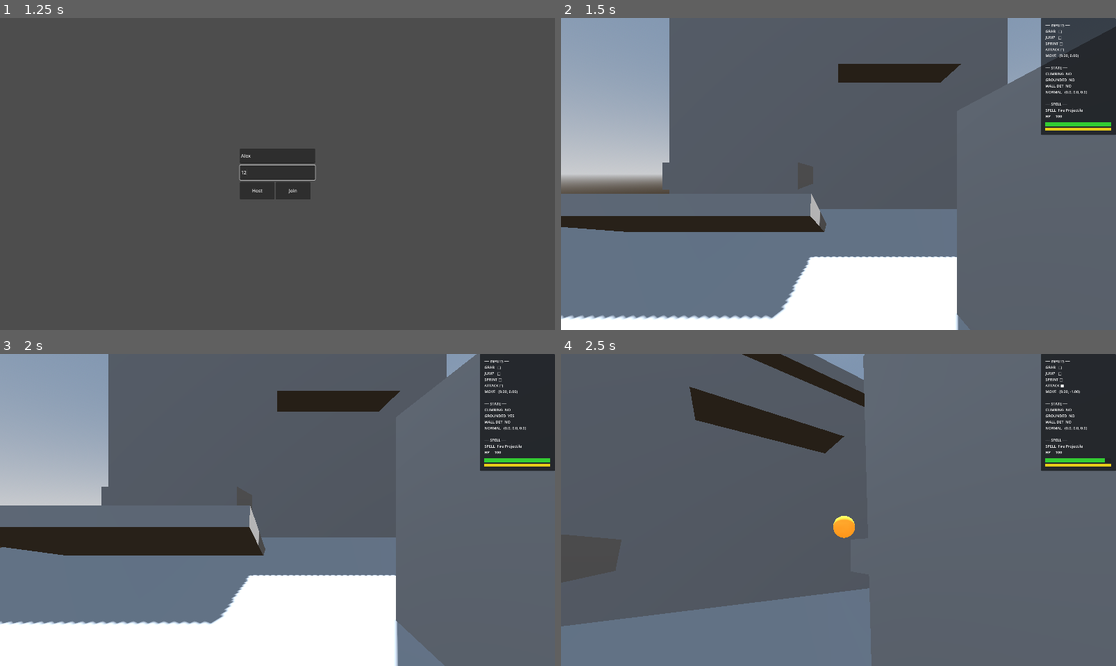
Above: before the commit, frames 1-4 (two rows, left to right).
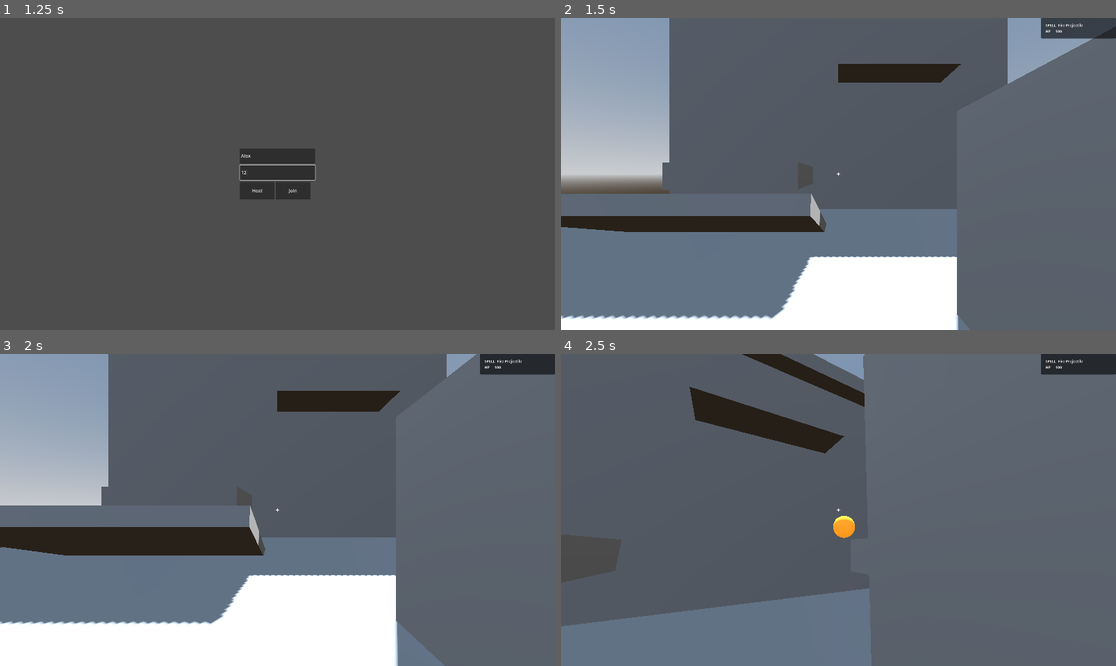
Above: after the commit, the same moments.

Repository: jonathanlake/magick-with-friends
Game: Godot game, scene res://ui/main_menu/main_menu.tscn
Two runs of this game, one before a commit and one after it. Both use one fixed random seed, a clock stepped at 60 frames per second and the inputs below.
Inputs (mouse positions are in pixels of both pictures, inside the frame that each line leads up to):
- Up to frame 1 (1.25 s): click (277, 155) at 0.52 s; type "Alex" at 0.6 s; click (277, 174) at 0.75 s; type "12" at 0.83 s
- Up to frame 2 (1.5 s): click "Host" at 1.25 s
- Up to frame 3 (2 s): no input
- Up to frame 4 (2.5 s): move the mouse to (866, 510) at 2.02 s; hold W (move_up) from 2.03 s (still down); hold Right mouse button (attack) from 2.03 s (still down); tap Space (jump) at 2.27 s; click (866, 510) at 2.3 s

Frame 1 is identical in both runs. In frame 2, 4.2% of the frame differs, in the area x 49-100%, y 1-51%; in frame 3, 4.2%; in frame 4, 4.2%.

Commit message:
PR2 fixes: death-at-0, host-authoritative health, HUD cleanup, crosshair
Addresses playtest feedback on the casting core:

- Friendly-fire death: health is now host-authoritative by *value* (host
  computes the new HP and pushes it to every peer) instead of broadcasting a
  -damage delta, which could desync peers by a hit and delay death past 0. Death
  now triggers the instant HP reaches 0. Hits on an already-dead player are
  ignored.
- Real death state: on death the player is hidden, frozen, and input-gated
  (set_dead), then respawns at the spawn point after respawn_time — no more
  "alive at 0 HP."
- HUD: stripped the parkour-era debug readout (inputs, climb state, stamina
  bars). Now shows just current spell + HP.
- Added a centered crosshair so casts are aimable.

Co-Authored-By: Claude Opus 4.8 <noreply@anthropic.com>

Diff:
--- a/entities/player/player.gd
+++ b/entities/player/player.gd
@@ -47,6 +47,7 @@
 var _mantle_queued: bool = false
 var _grip_cooldown: float = 0.0
 var _wand: WandComponent
+var _dead: bool = false
 
 
 func _enter_tree() -> void:
@@ -96,6 +97,9 @@
 	_camera_rig.global_rotation.y = _camera_yaw
 	_camera.rotation.x = _camera_pitch
 
+	if _dead:
+		return
+
 	if _grip_cooldown > 0.0:
 		_grip_cooldown -= delta
 
@@ -125,6 +129,8 @@
 
 func _integrate_forces(state: PhysicsDirectBodyState3D) -> void:
 	if not is_multiplayer_authority():
+		return
+	if _dead:
 		return
 
 	if _is_climbing:
@@ -219,3 +225,14 @@
 func _on_stamina_depleted() -> void:
 	_grip_cooldown = grip_loss_cooldown
 	_is_climbing = false
+
+
+## Toggled by Main on death / respawn. Hides + freezes the body and gates input.
+func set_dead(dead: bool) -> void:
+	_dead = dead
+	freeze = dead
+	if dead:
+		_mesh.visible = false
+	else:
+		# Remote players show their mesh; the local first-person player keeps it hidden.
+		_mesh.visible = not is_multiplayer_authority()
--- a/main.gd
+++ b/main.gd
@@ -61,30 +61,49 @@
 		projectile_spawner.spawn(config)
 
 
-## Called on the host by a projectile hit. Main is host-authoritative (its authority is
-## the default peer 1), so it can broadcast the damage to every peer.
+## Called on the host by a projectile hit. Health is host-authoritative: the host computes
+## the new value and pushes it to every peer (so peers can't desync by a hit), then drives
+## death + respawn.
 func apply_player_damage(victim_peer: int, amount: int) -> void:
-	_apply_player_damage.rpc(victim_peer, amount)
-
-
-@rpc("authority", "call_local", "reliable")
-func _apply_player_damage(victim_peer: int, amount: int) -> void:
+	if not multiplayer.is_server():
+		return
 	var player := get_node_or_null(str(victim_peer)) as Player
 	if player == null:
 		return
 	var hc := player.get_node_or_null("HealthComponent") as HealthComponent
-	if hc == null:
-		return
-	hc.damage(amount)  # friendly fire resolves here, identically on every peer
-	if multiplayer.is_server() and hc.current_health <= 0 and not _respawning.has(victim_peer):
-		_respawning[victim_peer] = true
-		_start_respawn(victim_peer)
+	if hc == null or hc.current_health <= 0:
+		return  # ignore hits on an already-dead player
+	hc.damage(amount)
+	_sync_health.rpc(victim_peer, hc.current_health)
+	if hc.current_health <= 0:
+		_on_player_died(victim_peer)
 
 
-func _start_respawn(victim_peer: int) -> void:
+@rpc("authority", "call_local", "reliable")
+func _sync_health(victim_peer: int, value: int) -> void:
+	var player := get_node_or_null(str(victim_peer)) as Player
+	if player == null:
+		return
+	var hc := player.get_node_or_null("HealthComponent") as HealthComponent
+	if hc:
+		hc.current_health = value
+
+
+func _on_player_died(victim_peer: int) -> void:
+	if _respawning.has(victim_peer):
+		return
+	_respawning[victim_peer] = true
+	_set_dead.rpc(victim_peer, true)
 	await get_tree().create_timer(GameManager.config.respawn_time).timeout
 	_respawn_player.rpc(victim_peer)
 	_respawning.erase(victim_peer)
+
+
+@rpc("authority", "call_local", "reliable")
+func _set_dead(victim_peer: int, dead: bool) -> void:
+	var player := get_node_or_null(str(victim_peer)) as Player
+	if player:
+		player.set_dead(dead)
 
 
 @rpc("authority", "call_local", "reliable")
@@ -95,6 +114,7 @@
 	var hc := player.get_node_or_null("HealthComponent") as HealthComponent
 	if hc:
 		hc.reset()
+	player.set_dead(false)
 	# The victim's own machine teleports its own player (robust to authority config).
 	if multiplayer.get_unique_id() == victim_peer:
 		player.global_position = player_spawn_position.global_position
--- a/ui/hud/hud.gd
+++ b/ui/hud/hud.gd
@@ -1,8 +1,6 @@
 extends CanvasLayer
 
 @onready var _debug_label: Label = $DebugPanel/MarginContainer/VBoxContainer/DebugLabel
-@onready var _primary_bar: ProgressBar = $DebugPanel/MarginContainer/VBoxContainer/PrimaryBar
-@onready var _bonus_bar: ProgressBar = $DebugPanel/MarginContainer/VBoxContainer/BonusBar
 
 var _player: Player = null
 
@@ -12,54 +10,15 @@
 		var peer_id := str(multiplayer.get_unique_id())
 		_player = get_parent().get_node_or_null(peer_id) as Player
 
-	_update_debug()
-	_update_stamina()
+	_update_readout()
 
 
-func _update_debug() -> void:
-	var lines: Array[String] = []
-
-	lines.append("── INPUTS ──")
-	lines.append("GRAB   %s" % _action_glyph("grab"))
-	lines.append("JUMP   %s" % _action_glyph("jump"))
-	lines.append("SPRINT %s" % _action_glyph("sprint"))
-	lines.append("ATTACK %s" % _action_glyph("attack"))
-	var mv := Input.get_vector("move_left", "move_right", "move_up", "move_down")
-	lines.append("MOVE   (%.2f, %.2f)" % [mv.x, mv.y])
-
-	lines.append("")
-	lines.append("── STATE ──")
-	if _player:
-		lines.append("CLIMBING  %s" % ("YES" if _player._is_climbing else "NO"))
-		lines.append("GROUNDED  %s" % ("YES" if _player._ground_check.is_colliding() else "NO"))
-		lines.append("WALL DET  %s" % ("YES" if _player._wall_detected else "NO"))
-		var n := _player._climb_normal
-		lines.append("NORMAL   (%.1f, %.1f, %.1f)" % [n.x, n.y, n.z])
-	else:
-		lines.append("(no player)")
-
-	lines.append("")
-	lines.append("── SPELL ──")
-	if _player:
-		var wand := _player.get_node_or_null("WandComponent") as WandComponent
-		var hc := _player.get_node_or_null("HealthComponent") as HealthComponent
-		lines.append("SPELL  %s" % (wand.current_spell_text() if wand else "?"))
-		lines.append("HP     %d" % (hc.current_health if hc else 0))
-
-	_debug_label.text = "\n".join(lines)
-
-
-func _update_stamina() -> void:
-	if not _player or not _player._stamina:
+func _update_readout() -> void:
+	if not _player:
+		_debug_label.text = "(no player)"
 		return
-	var s: StaminaComponent = _player._stamina
-	_primary_bar.max_value = s.max_primary
-	_primary_bar.value = s.primary
-	_bonus_bar.max_value = s.max_bonus
-	_bonus_bar.value = s.bonus
-
-
-func _action_glyph(action: String) -> String:
-	if not InputMap.has_action(action):
-		return "?"
-	return "■" if Input.is_action_pressed(action) else "□"
+	var wand := _player.get_node_or_null("WandComponent") as WandComponent
+	var hc := _player.get_node_or_null("HealthComponent") as HealthComponent
+	var spell_text: String = wand.current_spell_text() if wand else "?"
+	var hp: int = hc.current_health if hc else 0
+	_debug_label.text = "SPELL  %s\nHP     %d" % [spell_text, hp]
--- a/ui/hud/hud.tscn
+++ b/ui/hud/hud.tscn
@@ -12,12 +12,6 @@
 content_margin_top = 8.0
 content_margin_right = 8.0
 content_margin_bottom = 8.0
-
-[sub_resource type="StyleBoxFlat" id="StyleBoxFlat_primary"]
-bg_color = Color(0.2, 0.8, 0.2, 1)
-
-[sub_resource type="StyleBoxFlat" id="StyleBoxFlat_bonus"]
-bg_color = Color(0.9, 0.8, 0.1, 1)
 
 [node name="HUD" type="CanvasLayer"]
 script = ExtResource("1_hud")
@@ -46,21 +40,18 @@
 text = "loading..."
 theme_override_font_sizes/font_size = 13
 
-[node name="HSeparator" type="HSeparator" parent="DebugPanel/MarginContainer/VBoxContainer"]
-layout_mode = 2
-
-[node name="PrimaryBar" type="ProgressBar" parent="DebugPanel/MarginContainer/VBoxContainer"]
-layout_mode = 2
-custom_minimum_size = Vector2(0, 14)
-max_value = 100.0
-value = 100.0
-show_percentage = false
-theme_override_styles/fill = SubResource("StyleBoxFlat_primary")
-
-[node name="BonusBar" type="ProgressBar" parent="DebugPanel/MarginContainer/VBoxContainer"]
-layout_mode = 2
-custom_minimum_size = Vector2(0, 10)
-max_value = 30.0
-value = 30.0
-show_percentage = false
-theme_override_styles/fill = SubResource("StyleBoxFlat_bonus")
+[node name="Crosshair" type="Label" parent="."]
+anchor_left = 0.5
+anchor_top = 0.5
+anchor_right = 0.5
+anchor_bottom = 0.5
+offset_left = -8.0
+offset_top = -16.0
+offset_right = 8.0
+offset_bottom = 16.0
+grow_horizontal = 2
+grow_vertical = 2
+text = "+"
+horizontal_alignment = 1
+vertical_alignment = 1
+theme_override_font_sizes/font_size = 24
